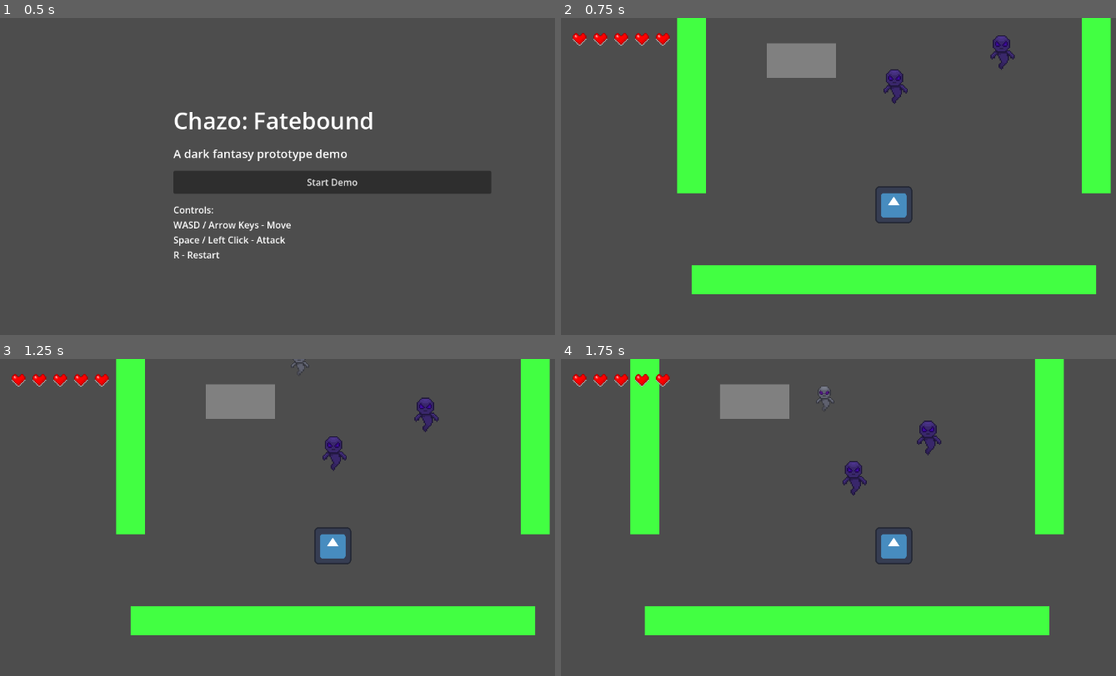
Above: before the commit, frames 1-4 (two rows, left to right).
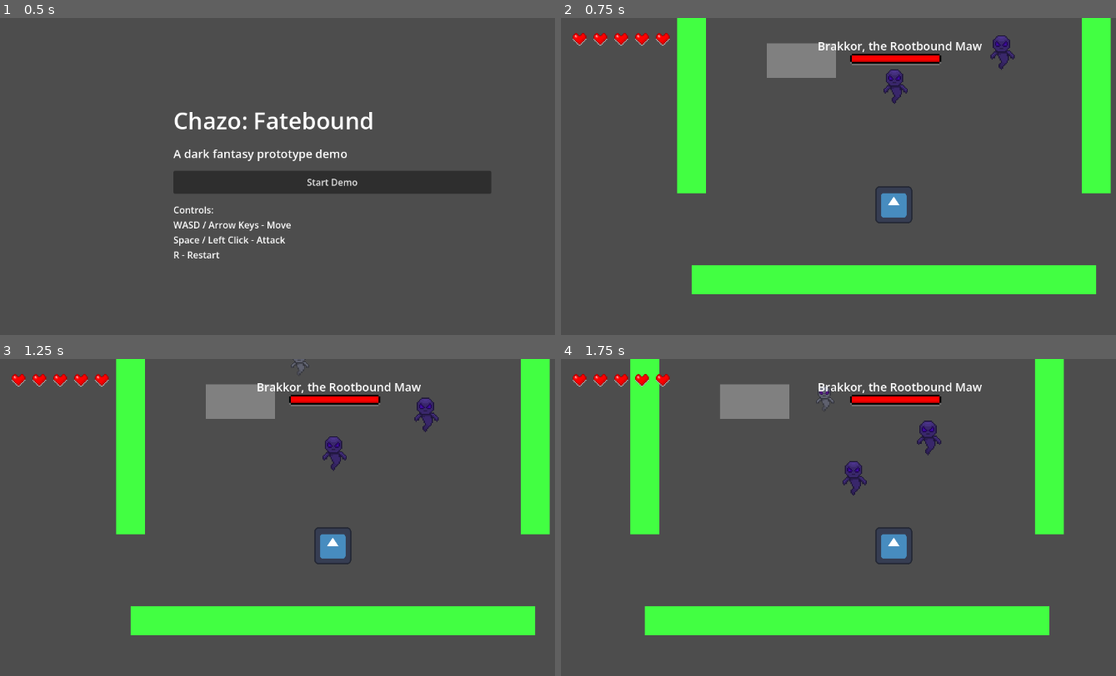
Above: after the commit, the same moments.

Repository: yenpish/chazo-fatebound
Game: Godot game, scene res://scenes/ui/title_screen.tscn
Two runs of this game, one before a commit and one after it. Both use one fixed random seed, a clock stepped at 60 frames per second and the inputs below. The engine's default icon, where the game draws it, is replaced by a stand-in: a white triangle on a blue panel in a dark square.
Inputs:
- Up to frame 1 (0.5 s): no input
- Up to frame 2 (0.75 s): click "Start Demo" at 0.5 s
- Up to frame 3 (1.25 s): no input
- Up to frame 4 (1.75 s): hold D (move_right) from 1.28 s (still down); tap Space (attack) at 1.35 s

Frame 1 is identical in both runs. In frame 2, 1.0% of the frame differs, in the area x 46-76%, y 7-15%; in frame 3, 1.0%; in frame 4, 1.0%.

Commit message:
Add Brakkor boss HP bar

Diff:
--- a/scenes/levels/mossgrave_outskirts.tscn
+++ b/scenes/levels/mossgrave_outskirts.tscn
@@ -8,6 +8,7 @@
 [ext_resource type="PackedScene" uid="uid://mfuonb32vn1q" path="res://scenes/items/pendant_of_malaya.tscn" id="3_np761"]
 [ext_resource type="PackedScene" uid="uid://5si1mv5g3aug" path="res://scenes/items/shard_vision_trigger.tscn" id="5_8dlh8"]
 [ext_resource type="PackedScene" uid="uid://cxm0syi8213s5" path="res://scenes/items/demo_end_trigger.tscn" id="6_0rlci"]
+[ext_resource type="PackedScene" uid="uid://b3fp8jn237357" path="res://scenes/ui/boss_hp_bar.tscn" id="9_ltq4k"]
 
 [sub_resource type="RectangleShape2D" id="RectangleShape2D_ivkax"]
 size = Vector2(50, 900)
@@ -160,5 +161,7 @@
 
 [node name="HUD" parent="." unique_id=6596065 instance=ExtResource("2_ow5mb")]
 
+[node name="BossHpBar" parent="." unique_id=1335113807 instance=ExtResource("9_ltq4k")]
+
 [connection signal="hp_changed" from="Player" to="HUD" method="update_hp"]
 [connection signal="player_died" from="Player" to="HUD" method="show_game_over"]
--- /dev/null
+++ b/scenes/ui/boss_hp_bar.tscn
@@ -0,0 +1,26 @@
+[gd_scene format=3 uid="uid://b3fp8jn237357"]
+
+[ext_resource type="Script" uid="uid://bmqo31aovclrj" path="res://scripts/ui/boss_hp_bar.gd" id="1_r8xh3"]
+[ext_resource type="Texture2D" uid="uid://bu42n38entkhv" path="res://assets/sprites/hp-bar-full-boss.png" id="2_q673x"]
+
+[node name="BossHpBar" type="CanvasLayer" unique_id=1335113807 groups=["boss_hp_bar"]]
+script = ExtResource("1_r8xh3")
+
+[node name="BossBarTexture" type="TextureRect" parent="." unique_id=381299245]
+offset_left = 326.0
+offset_top = 48.0
+offset_right = 826.0
+offset_bottom = 93.0
+texture = ExtResource("2_q673x")
+expand_mode = 1
+stretch_mode = 5
+
+[node name="BossNameLabel" type="Label" parent="." unique_id=1409574750]
+offset_left = 337.0
+offset_top = 33.0
+offset_right = 837.0
+offset_bottom = 63.0
+theme_override_font_sizes/font_size = 20
+text = "Brakkor, the Rootbound Maw"
+horizontal_alignment = 1
+vertical_alignment = 1
--- a/scripts/enemies/brakkor.gd
+++ b/scripts/enemies/brakkor.gd
@@ -17,6 +17,7 @@
 var player: Node2D = null
 var is_dead: bool = false
 var original_sprite_modulate: Color
+var boss_hp_bar: Node = null
 
 
 func _ready() -> void:
@@ -24,6 +25,14 @@
 	current_hp = max_hp
 	original_sprite_modulate = placeholder_sprite.modulate
 	find_player()
+
+	await get_tree().process_frame
+
+	boss_hp_bar = get_tree().get_first_node_in_group("boss_hp_bar")
+
+	if boss_hp_bar != null and boss_hp_bar.has_method("show_boss_bar"):
+		boss_hp_bar.show_boss_bar("Brakkor, the Rootbound Maw", current_hp, max_hp)
+
 	print(name, " ready with HP: ", current_hp)
 
 
@@ -86,7 +95,12 @@
 		return
 
 	current_hp -= amount
+	current_hp = max(current_hp, 0)
+
 	print(name, " took ", amount, " damage. HP left: ", current_hp)
+
+	if boss_hp_bar != null and boss_hp_bar.has_method("update_boss_hp"):
+		boss_hp_bar.update_boss_hp(current_hp, max_hp)
 
 	flash_hit()
 
@@ -113,6 +127,14 @@
 	velocity = Vector2.ZERO
 	print(name, " defeated")
 
+	if boss_hp_bar != null and boss_hp_bar.has_method("update_boss_hp"):
+		boss_hp_bar.update_boss_hp(0, max_hp)
+
+	await get_tree().create_timer(0.5).timeout
+
+	if boss_hp_bar != null and boss_hp_bar.has_method("hide_boss_bar"):
+		boss_hp_bar.hide_boss_bar()
+
 	spawn_eclipse_shard()
 
 	queue_free()
--- /dev/null
+++ b/scripts/ui/boss_hp_bar.gd
@@ -0,0 +1,34 @@
+extends CanvasLayer
+
+@onready var boss_bar_texture: TextureRect = $BossBarTexture
+
+const BOSS_BAR_FULL: Texture2D = preload("res://assets/sprites/hp-bar-full-boss.png")
+const BOSS_BAR_HALF: Texture2D = preload("res://assets/sprites/hp-bar-half-boss.png")
+const BOSS_BAR_EMPTY: Texture2D = preload("res://assets/sprites/hp-bar-empty-boss.png")
+
+
+func _ready() -> void:
+	visible = false
+
+
+func show_boss_bar(_boss_name: String, current_hp: int, max_hp: int) -> void:
+	visible = true
+	update_boss_hp(current_hp, max_hp)
+
+
+func update_boss_hp(current_hp: int, max_hp: int) -> void:
+	if max_hp <= 0:
+		return
+
+	var hp_ratio: float = float(current_hp) / float(max_hp)
+
+	if current_hp <= 0:
+		boss_bar_texture.texture = BOSS_BAR_EMPTY
+	elif hp_ratio <= 0.5:
+		boss_bar_texture.texture = BOSS_BAR_HALF
+	else:
+		boss_bar_texture.texture = BOSS_BAR_FULL
+
+
+func hide_boss_bar() -> void:
+	visible = false
Binary file added: assets/sprites/hp-bar-empty-boss.png
Not shown, added: assets/sprites/hp-bar-empty-boss.png.import
Binary file added: assets/sprites/hp-bar-full-boss.png
Not shown, added: assets/sprites/hp-bar-full-boss.png.import
Binary file added: assets/sprites/hp-bar-half-boss.png
Not shown, added: assets/sprites/hp-bar-half-boss.png.import
Not shown, added: scripts/ui/boss_hp_bar.gd.uid
